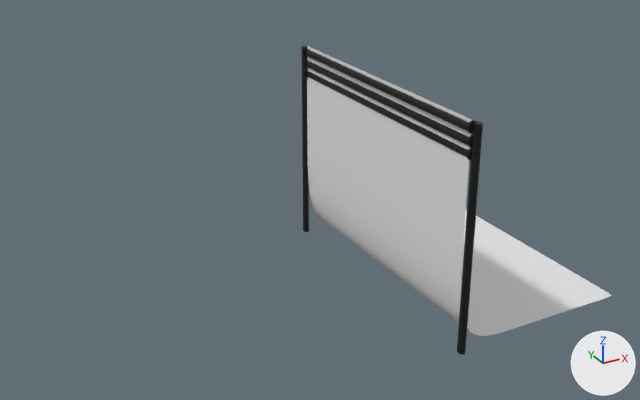
What one commit did to the FBX model Assets/3dobject/walldrop studio fix.fbx.
The view is the same before and after, from a camera (50 mm lens) standing at (-6.9, -28.0, 16.3) and looking at (6.0, -4.6, 4.6). The axes (+X, +Y, +Z) are drawn at lower right. The lights are the same throughout. The older version comes first. Where no turn or scale is listed for an object, it has been applied to the vertices.
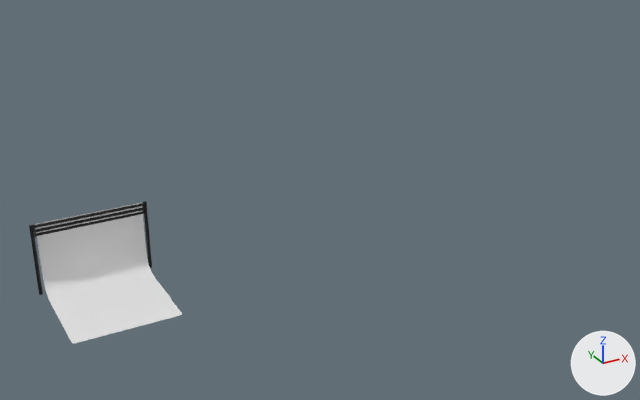
Where the newer file only moved an object's origin or applied its transform, the numbers keep the older frame.

Where the change shows, as pixel boxes (x1, y1, x2, y2) in the pictures (640 x 400 px; the box of a moved part takes in the faces that stretch with it):
'Plane.004', reshaped (51% narrower, 51% shorter): before (307, 46, 611, 336); after (35, 202, 182, 344)
'Cylinder.006', reshaped (32% narrower, 69% shorter): before (301, 45, 483, 355); after (29, 201, 152, 295)
part 1 of me_cylinder_006, moved or reshaped: before (305, 49, 473, 133); after (34, 203, 145, 228)
part 2 of me_cylinder_006, moved or reshaped: before (306, 61, 472, 147); after (35, 207, 145, 232)
part 3 of me_cylinder_006, moved or reshaped: before (307, 71, 471, 159); after (35, 211, 144, 236)
part 4 of me_cylinder_006, moved or reshaped: before (457, 121, 483, 355); after (144, 201, 152, 268)
part 5 of me_cylinder_006, moved or reshaped: before (301, 45, 309, 232); after (29, 225, 43, 295)
part 6 of me_cylinder_006, moved or reshaped (not visible afterwards): before (303, 68, 308, 79)

The change in detail:
me_mesh is used by ob_plane_004; location (11.51, -4.66, 1.96).
me_mesh had 1489 vertices, 1408 faces and spanned x -4.39..1.93, y -6.01..3.07, z 0.0..6.97.
me_mesh now has 1489 vertices, 1408 faces and spans x -13.48..-9.54, y 2.7..6.62, z -1.96..0.85.
me_mesh part 7: the whole mesh is multiplied about its middle by the matrix ((-0.002, 0.435, 0.0), (-0.624, -0.002, 0.0), (0.0, 0.0, 0.402)), then moved by (-10.28, 6.13, -4.04).
me_cylinder_006 is used by ob_cylinder_006; location (7.2, -10.66, 8.71).
me_cylinder_006 had 704 vertices, 374 faces and spanned x -0.26..0.2, y -0.3..9.38, z -6.84..0.18.
me_cylinder_006 now has 704 vertices, 374 faces and spans x -9.39..-5.04, y 12.52..12.73, z -8.72..-5.91.
me_cylinder_006 part 1: the loose piece of 64 vertices spanning x -0.21..0.03, y -0.04..8.98, z -0.12..0.11 is turned 90 degrees about the z axis through its middle and scaled by 0.449, then moved by (-7.09, 8.13, -5.99).
me_cylinder_006 part 2: the loose piece of 64 vertices spanning x -0.18..0.06, y -0.04..8.98, z -0.52..-0.28 is turned 90 degrees about the z axis through its middle and scaled by 0.449, then moved by (-7.12, 8.14, -5.77).
me_cylinder_006 part 3: the loose piece of 64 vertices spanning x -0.15..0.09, y -0.04..8.98, z -0.87..-0.64 is turned 90 degrees about the z axis through its middle and scaled by 0.449, then moved by (-7.16, 8.16, -5.58).
me_cylinder_006 part 4: the loose piece of 64 vertices spanning x -0.06..0.15, y -0.3..0.01, z -6.84..0.15 is turned 90 degrees about the z axis through its middle and scaled by 0.4, then moved by (-5.16, 12.81, -3.98).
me_cylinder_006 part 5: the loose piece of 64 vertices spanning x -0.18..0.03, y 9.07..9.38, z -6.84..0.15 is turned 90 degrees about the z axis through its middle and scaled by 0.4, then moved by (-9.25, 3.38, -3.98).
me_cylinder_006 part 6: the loose piece of 64 vertices spanning x -0.23..0.09, y 9.0..9.06, z -0.94..-0.58 is turned 90 degrees about the z axis through its middle and scaled by 0.449, then moved by (-9.17, 3.58, -5.58).
Other edits to the shape of me_cylinder_006 do not show in these pictures.
